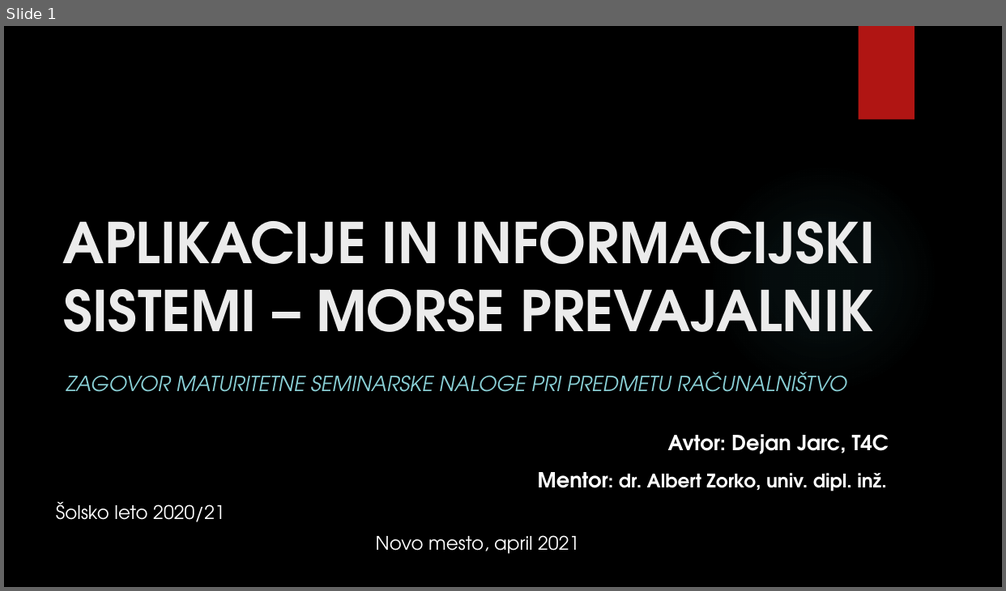
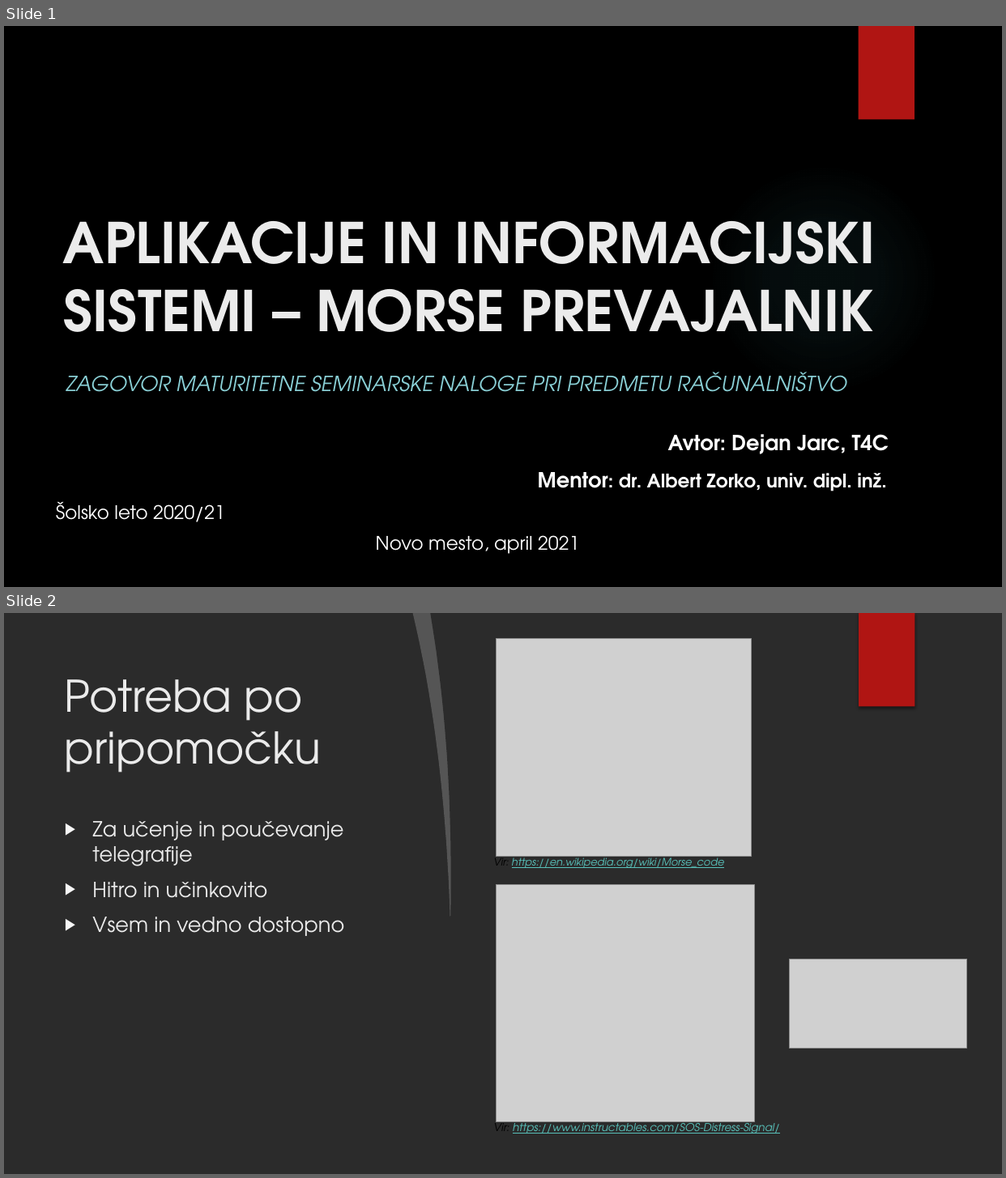
Before and after one commit to MrSlick01/MorsePrevajalnik, a slide deck: ZagovorSeminarske_JarcDejan.pptx. Shown one above the other, each under a label of ours: slide 1 before the commit, slides 1 and 2 after it. The pictures are 1006x591 and 1006x1178 pixels, drawn with LibreOffice and Linux fonts; fonts in the diff are those of the drawing; grey boxes stand for pictures; background and template pictures are left out; a plain dark background stands for a picture behind light text. Boxes give left, top, right and bottom in pixels: in the first picture for what was removed or moved away, otherwise in the second. Text is boxed around its words. In the diff, an @@ line names an element or a change of style, - is before the commit and + after.

```diff
--- a/ZagovorSeminarske_JarcDejan.pptx
+++ b/ZagovorSeminarske_JarcDejan.pptx
@@ slide 2 added at (x1=4, y1=613, x2=1002, y2=1174), background picture (left out); not listed: 1 template element that a slide beside it also shows @@
@@ freeform shape added at (x1=413, y1=613, x2=458, y2=917), fill #FFFFFF at 20% opacity @@
@@ freeform shape added at (x1=430, y1=613, x2=1002, y2=1174), fill #FFFFFF @@
@@ rectangle added at (x1=859, y1=613, x2=915, y2=707), fill #B01513 @@
@@ picture added at (x1=496, y1=638, x2=751, y2=856) @@
@@ title added at (x1=65, y1=679, x2=321, y2=773), 42 pt, text #EBEBEB @@
+Potreba po pripomočku
@@ ellipse added at (x1=709, y1=750, x2=939, y2=981), fill gradient #F3F3F3 @@
@@ text added at (x1=92, y1=821, x2=345, y2=936), 20 pt, text #EBEBEB @@
+▶ Za učenje in poučevanje telegrafije
+▶ Hitro in učinkovito
+▶ Vsem in vedno dostopno
@@ text added at (x1=493, y1=855, x2=724, y2=868), 10 pt, text #58C1BA, italic, underline @@
+Vir: https://en.wikipedia.org/wiki/Morse_code
@@ picture added at (x1=496, y1=884, x2=754, y2=1122) @@
@@ picture added at (x1=790, y1=959, x2=967, y2=1048) @@
@@ text added at (x1=493, y1=1120, x2=780, y2=1134), 10.5 pt, text #58C1BA, italic, underline @@
+Vir: https://www.instructables.com/SOS-Distress-Signal/
```
Also in this commit, not shown: 3 slides changed, 2 other slides added.
